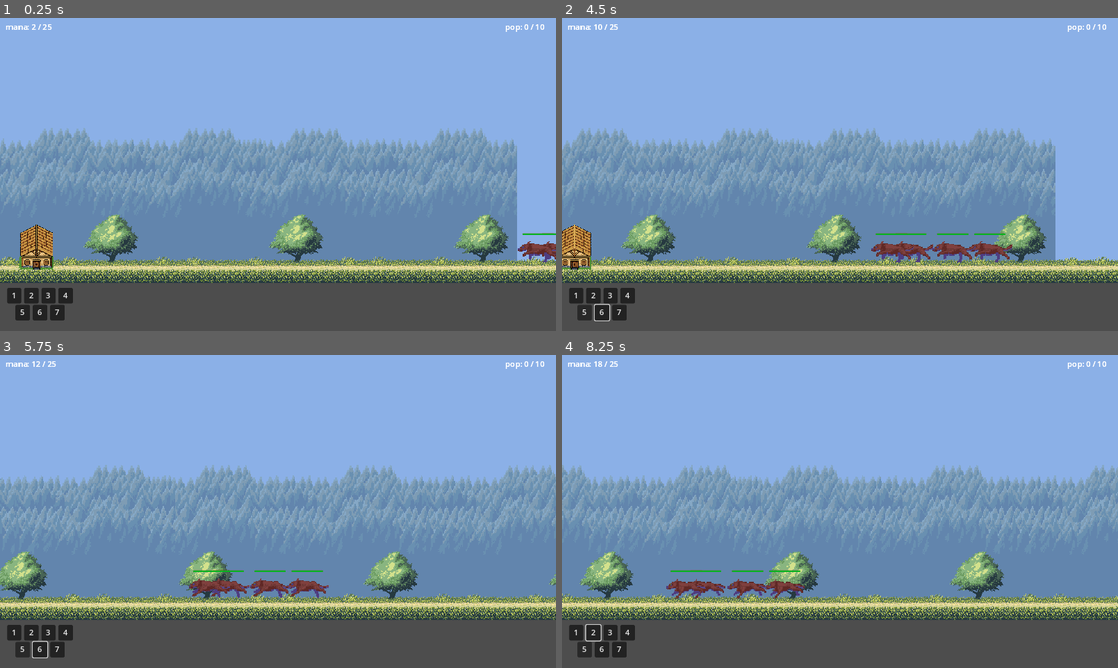
Above: before the commit, frames 1-4 (two rows, left to right).
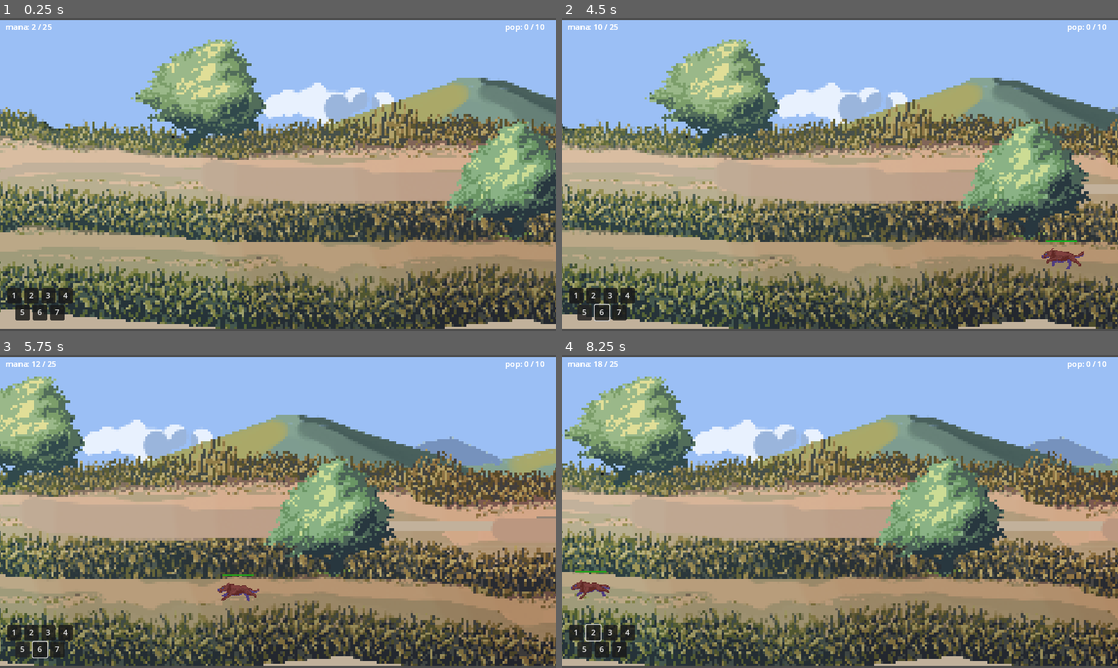
Above: after the commit, the same moments.

Repository: dpcks9677/Project_YEC
Game: Godot game, scene res://scenes/stage/stage_1.tscn
Two runs of this game, one before a commit and one after it. Both use one fixed random seed, a clock stepped at 60 frames per second and the inputs below.
Inputs:
- Up to frame 1 (0.25 s): no input
- Up to frame 2 (4.5 s): click "1" at 0.5 s; click "2" at 1.25 s; click "3" at 2 s; click "4" at 2.75 s; click "5" at 3.5 s; hold Right (ui_right) from 4.28 s (still down)
- Up to frame 3 (5.75 s): release Right (ui_right) at 5.03 s; hold Down (ui_down) from 5.03 s (still down)
- Up to frame 4 (8.25 s): release Down (ui_down) at 5.78 s; hold Right (ui_right) 5.78-6.53 s; hold Up (ui_up) 6.53-7.28 s; hold Left (ui_left) from 7.28 s (still down)

The runs differ from the first frame. In frame 1, 71% of the frame differs, in the area x 0-100%, y 0-100%; in frame 2, 71%; in frame 3, 72%; in frame 4, 72%.

Commit message:
parallax 배경 삭제 및 Path2D 시스템 구현
* Post ID : 1196030340721029140

* 배경이미지를 단일 이미지로 교체
* Path2D, PathFollow2D 시스템 도입으로 인한 이동시스템 개편
* 유닛 트리구조 변경

Diff:
--- a/scenes/stage/stage_1.tscn
+++ b/scenes/stage/stage_1.tscn
@@ -1,13 +1,16 @@
-[gd_scene load_steps=9 format=3 uid="uid://ocgj24hkyqfm"]
+[gd_scene load_steps=7 format=3 uid="uid://ocgj24hkyqfm"]
 
 [ext_resource type="PackedScene" uid="uid://cgqrwgbhcpkd3" path="res://scenes/hud.tscn" id="1_tghqr"]
 [ext_resource type="PackedScene" uid="uid://bipawj12cbpmb" path="res://system/handler/resourceHandler.tscn" id="2_67fy2"]
 [ext_resource type="Script" path="res://scripts/Camera.gd" id="4_b0td4"]
-[ext_resource type="PackedScene" uid="uid://chxi0l4hfi6e4" path="res://scenes/ally_base.tscn" id="6_ghqxf"]
 [ext_resource type="PackedScene" uid="uid://dfqtob326lbqu" path="res://units/enemy/wolf.tscn" id="7_bwwob"]
-[ext_resource type="Texture2D" uid="uid://oxk0lpk12pbx" path="res://background/country-platform-back.png" id="9_8rlfd"]
-[ext_resource type="Texture2D" uid="uid://b1cvrcik2j8no" path="res://background/country-platform-forest.png" id="10_xd1r7"]
-[ext_resource type="Texture2D" uid="uid://em3nyjlamx7s" path="res://background/country-platform-tiles-example.png" id="11_weh4p"]
+[ext_resource type="Texture2D" uid="uid://cmfkhk3g6ji4l" path="res://background/field.png" id="9_nekbk"]
+
+[sub_resource type="Curve2D" id="Curve2D_hha3b"]
+_data = {
+"points": PackedVector2Array(-824.262, -5.29732, 824.262, 5.29732, -1444, 201, -270.365, 5.21191, 270.365, -5.21191, -496, 146, -111.244, -1.05946, 111.244, 1.05946, 18, 170, -208.714, -15.8919, 208.714, 15.8919, 529, 162, -150.444, -19.0703, 150.444, 19.0703, 939, 216, 0, 0, 0, 0, 1468, 187, 0, 0, 0, 0, 1515, 187)
+}
+point_count = 7
 
 [node name="stage1" type="Node2D"]
 
@@ -16,87 +19,19 @@
 [node name="Camera2D" type="Camera2D" parent="."]
 script = ExtResource("4_b0td4")
 
+[node name="background" type="Sprite2D" parent="."]
+scale = Vector2(5, 5)
+texture = ExtResource("9_nekbk")
+
+[node name="laneSetter" type="Node2D" parent="."]
+
+[node name="bottomLane" type="Path2D" parent="laneSetter"]
+position = Vector2(1, 0)
+curve = SubResource("Curve2D_hha3b")
+
+[node name="wolf" parent="laneSetter/bottomLane" instance=ExtResource("7_bwwob")]
+position = Vector2(1515, 187)
+progress = 2968.76
+loop = false
+
 [node name="resourceHandler" parent="." instance=ExtResource("2_67fy2")]
-
-[node name="ParallaxBackground" type="ParallaxBackground" parent="."]
-
-[node name="background" type="ParallaxLayer" parent="ParallaxBackground"]
-texture_filter = 1
-motion_scale = Vector2(0, 0)
-motion_mirroring = Vector2(1152, 0)
-
-[node name="Sprite2D" type="Sprite2D" parent="ParallaxBackground/background"]
-scale = Vector2(4.5, 4.5)
-texture = ExtResource("9_8rlfd")
-
-[node name="Sprite2D2" type="Sprite2D" parent="ParallaxBackground/background"]
-scale = Vector2(4.5, 4.5)
-texture = ExtResource("9_8rlfd")
-
-[node name="forest" type="ParallaxLayer" parent="ParallaxBackground"]
-texture_filter = 1
-motion_mirroring = Vector2(1152, 0)
-
-[node name="Sprite2D" type="Sprite2D" parent="ParallaxBackground/forest"]
-position = Vector2(30, -41)
-scale = Vector2(2.075, 2.075)
-texture = ExtResource("10_xd1r7")
-
-[node name="Sprite2D2" type="Sprite2D" parent="ParallaxBackground/forest"]
-position = Vector2(330, -41)
-scale = Vector2(2.075, 2.075)
-texture = ExtResource("10_xd1r7")
-
-[node name="forest2" type="ParallaxLayer" parent="ParallaxBackground"]
-texture_filter = 1
-position = Vector2(630, 0)
-motion_mirroring = Vector2(1152, 0)
-
-[node name="Sprite2D" type="Sprite2D" parent="ParallaxBackground/forest2"]
-position = Vector2(30, -41)
-scale = Vector2(2.075, 2.075)
-texture = ExtResource("10_xd1r7")
-
-[node name="Sprite2D2" type="Sprite2D" parent="ParallaxBackground/forest2"]
-position = Vector2(330, -41)
-scale = Vector2(2.075, 2.075)
-texture = ExtResource("10_xd1r7")
-
-[node name="road" type="ParallaxLayer" parent="ParallaxBackground"]
-texture_filter = 1
-
-[node name="Sprite2D" type="Sprite2D" parent="ParallaxBackground/road"]
-position = Vector2(0, 112)
-texture = ExtResource("11_weh4p")
-
-[node name="Sprite2D2" type="Sprite2D" parent="ParallaxBackground/road"]
-position = Vector2(-384, 112)
-texture = ExtResource("11_weh4p")
-
-[node name="Sprite2D3" type="Sprite2D" parent="ParallaxBackground/road"]
-position = Vector2(384, 112)
-texture = ExtResource("11_weh4p")
-
-[node name="Sprite2D4" type="Sprite2D" parent="ParallaxBackground/road"]
-position = Vector2(-768, 112)
-texture = ExtResource("11_weh4p")
-
-[node name="Sprite2D5" type="Sprite2D" parent="ParallaxBackground/road"]
-position = Vector2(768, 112)
-texture = ExtResource("11_weh4p")
-
-[node name="AllyBase" parent="." instance=ExtResource("6_ghqxf")]
-position = Vector2(-500, 150)
-script = null
-
-[node name="wolf4" parent="." instance=ExtResource("7_bwwob")]
-position = Vector2(766, 150)
-
-[node name="wolf3" parent="." instance=ExtResource("7_bwwob")]
-position = Vector2(602, 150)
-
-[node name="wolf2" parent="." instance=ExtResource("7_bwwob")]
-position = Vector2(689, 150)
-
-[node name="wolf" parent="." instance=ExtResource("7_bwwob")]
-position = Vector2(562, 150)
--- a/scripts/Camera.gd
+++ b/scripts/Camera.gd
@@ -1,6 +1,6 @@
 extends Camera2D
 
-const MOVE_SPEED = 250
+const MOVE_SPEED = 500
 
 func _process(delta):
 	if Input.is_action_pressed("ui_left"):
--- a/scripts/engageComponent.gd
+++ b/scripts/engageComponent.gd
@@ -2,6 +2,9 @@
 class_name engageComponent
 
 @export var _status: statusResource
+
+#이동속도 상수 설정
+var MOVEMENT_VALUE = 0.0008 # 1/(20*delta) delta = 프레임 수라고 생각하면 됨 (60으로 상정함)
 
 #stat
 @export var unit_tag : String
@@ -30,14 +33,24 @@
 	ads = _status.ads
 	mana = _status.mana
 
-func _process(_delta):
-	stateSetter()
+	get_parent().rotates = false
+	get_parent().cubic_interp = false
+	get_parent().loop = false
+
+	#시작 좌표 설정 / topLane, bottomLane에 배치하는 로직도 짜야 함
+	if unit_tag == "ally":
+		get_parent().progress_ratio = 0.0
+	if unit_tag == "enemy":
+		get_parent().progress_ratio = 1.0
+
+func _process(delta):
+	stateSetter(delta)
 	checkHealth()
 
 #캐릭터 상태 설정
-func stateSetter(): #state: move, engage
+func stateSetter(delta): #state: move, engage
 	if state == "move":
-		move()
+		move(delta)
 		if target_queue._head != null:
 			target = target_queue.dequeue()
 			state = "engage"
@@ -51,11 +64,11 @@
 				state = "move"
 
 #자동이동 및 걷기 애니메이션
-func move():
+func move(delta):
 	if unit_tag == "ally":
-		get_parent().translate(Vector2(1,0)*speed)
+		get_parent().progress_ratio += MOVEMENT_VALUE * speed
 	elif unit_tag == "enemy":
-		get_parent().translate(Vector2(-1, 0)*speed)
+		get_parent().progress_ratio -= MOVEMENT_VALUE * speed
 	get_parent().get_node("AnimatedSprite2D").play("walk")
 
 func engage(target):
--- a/scripts/unitSummoner.gd
+++ b/scripts/unitSummoner.gd
@@ -38,11 +38,11 @@
 			rsc.current_mana -= target.get_node("engageComponent")._status.mana
 
 			#좌표 설정
-			target.position.x = -500
-			target.position.y = 150
+			target.position.x = -1313
+			target.position.y = 186
 
 			#stage1 씬에 노드 추가
-			get_tree().get_root().get_node("stage1").add_child(target)
+			get_tree().get_root().get_node("stage1").get_node("laneSetter").get_node("bottomLane").add_child(target)
 			print("spawned")
 
 			#인구수 1 증가
--- a/units/ally/knight.tscn
+++ b/units/ally/knight.tscn
@@ -22,21 +22,9 @@
 atlas = ExtResource("1_2vx0n")
 region = Rect2(384, 256, 128, 128)
 
-[sub_resource type="AtlasTexture" id="AtlasTexture_to8pw"]
-atlas = ExtResource("1_2vx0n")
-region = Rect2(512, 256, 128, 128)
-
-[sub_resource type="AtlasTexture" id="AtlasTexture_gwa38"]
-atlas = ExtResource("1_2vx0n")
-region = Rect2(640, 256, 128, 128)
-
 [sub_resource type="AtlasTexture" id="AtlasTexture_3l2me"]
 atlas = ExtResource("1_2vx0n")
 region = Rect2(768, 256, 128, 128)
-
-[sub_resource type="AtlasTexture" id="AtlasTexture_1m5ca"]
-atlas = ExtResource("1_2vx0n")
-region = Rect2(896, 256, 128, 128)
 
 [sub_resource type="AtlasTexture" id="AtlasTexture_q44el"]
 atlas = ExtResource("1_2vx0n")
@@ -86,16 +74,7 @@
 "texture": SubResource("AtlasTexture_ab6ab")
 }, {
 "duration": 1.0,
-"texture": SubResource("AtlasTexture_to8pw")
-}, {
-"duration": 1.0,
-"texture": SubResource("AtlasTexture_gwa38")
-}, {
-"duration": 1.0,
 "texture": SubResource("AtlasTexture_3l2me")
-}, {
-"duration": 1.0,
-"texture": SubResource("AtlasTexture_1m5ca")
 }],
 "loop": false,
 "name": &"attack",
@@ -142,25 +121,29 @@
 [sub_resource type="RectangleShape2D" id="RectangleShape2D_fltbt"]
 size = Vector2(26, 99.5)
 
-[node name="knight" type="Node2D"]
+[node name="knight" type="PathFollow2D"]
 
 [node name="AnimatedSprite2D" type="AnimatedSprite2D" parent="."]
+position = Vector2(0, -23)
 sprite_frames = SubResource("SpriteFrames_008ov")
 animation = &"attack"
-frame = 7
+frame = 4
 frame_progress = 1.0
 flip_h = true
 
 [node name="engageComponent" parent="." instance=ExtResource("2_67gpm")]
+position = Vector2(0, -23)
 _status = ExtResource("3_1txna")
 
 [node name="hitbox" type="Area2D" parent="."]
+position = Vector2(0, -23)
 
 [node name="CollisionShape2D" type="CollisionShape2D" parent="hitbox"]
 position = Vector2(3.5, 3.75)
 shape = SubResource("RectangleShape2D_xsekv")
 
 [node name="attackRangeComponent" parent="." node_paths=PackedStringArray("engage_Component") instance=ExtResource("3_0hk0e")]
+position = Vector2(0, -23)
 engage_Component = NodePath("../engageComponent")
 
 [node name="CollisionShape2D" type="CollisionShape2D" parent="attackRangeComponent"]
@@ -170,7 +153,7 @@
 
 [node name="HealthBarComponent" parent="." node_paths=PackedStringArray("engage_Component") instance=ExtResource("5_3ich1")]
 offset_left = -33.0
-offset_top = -58.0
+offset_top = -81.0
 offset_right = -33.0
-offset_bottom = -58.0
+offset_bottom = -81.0
 engage_Component = NodePath("../engageComponent")
--- a/units/ally/spearman.tscn
+++ b/units/ally/spearman.tscn
@@ -135,7 +135,8 @@
 [sub_resource type="RectangleShape2D" id="RectangleShape2D_gvtpl"]
 size = Vector2(30, 103.5)
 
-[node name="spearman" type="Node2D"]
+[node name="spearman" type="PathFollow2D"]
+position = Vector2(0, -26)
 
 [node name="AnimatedSprite2D" type="AnimatedSprite2D" parent="."]
 sprite_frames = SubResource("SpriteFrames_c6kc0")
@@ -167,3 +168,4 @@
 offset_right = -46.0
 offset_bottom = -62.0
 engage_Component = NodePath("../engageComponent")
+metadata/_edit_use_anchors_ = true
--- a/units/enemy/wolf.tscn
+++ b/units/enemy/wolf.tscn
@@ -142,7 +142,8 @@
 [sub_resource type="RectangleShape2D" id="RectangleShape2D_iy5f1"]
 size = Vector2(20, 54)
 
-[node name="wolf" type="Node2D"]
+[node name="wolf" type="PathFollow2D"]
+position = Vector2(0, -19)
 
 [node name="AnimatedSprite2D" type="AnimatedSprite2D" parent="."]
 scale = Vector2(2, 2)
@@ -173,3 +174,4 @@
 offset_right = -33.0
 offset_bottom = -28.0
 engage_Component = NodePath("../engageComponent")
+metadata/_edit_use_anchors_ = true
Binary file removed: background/country-platform-back.png
Binary file removed: background/country-platform-forest.png
Binary file removed: background/country-platform-tiles-example.png
Binary file removed: background/country-platform-tileset.png
Binary file added: background/field.png
Binary file removed: parallax/desert/background1.png
Not shown, removed: parallax/desert/background1.png.import
Binary file removed: parallax/desert/background2.png
Not shown, removed: parallax/desert/background2.png.import
Binary file removed: parallax/desert/background3.png
Not shown, removed: parallax/desert/background3.png.import
Binary file removed: parallax/desert/cloud1.png
(and 16 more such lines)
